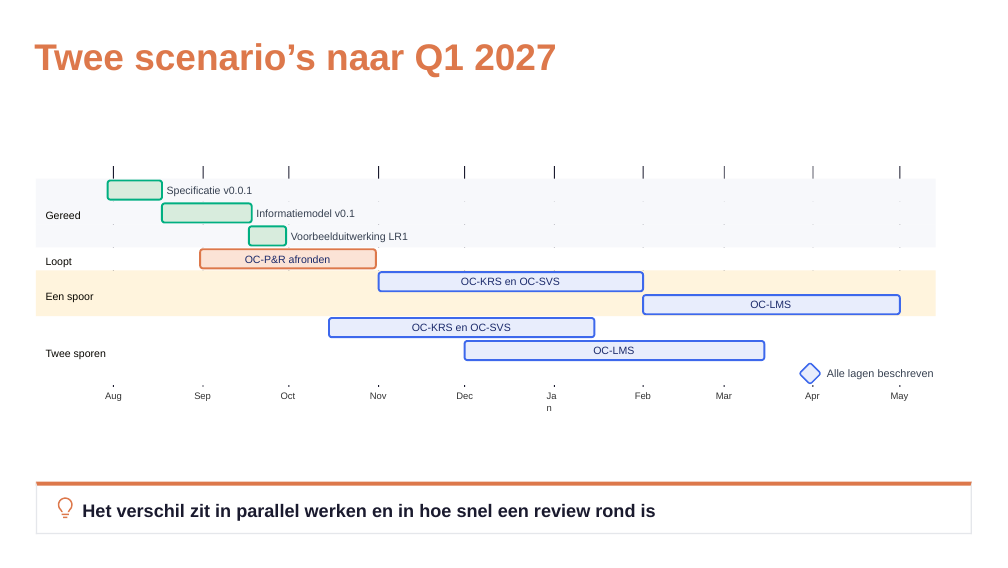
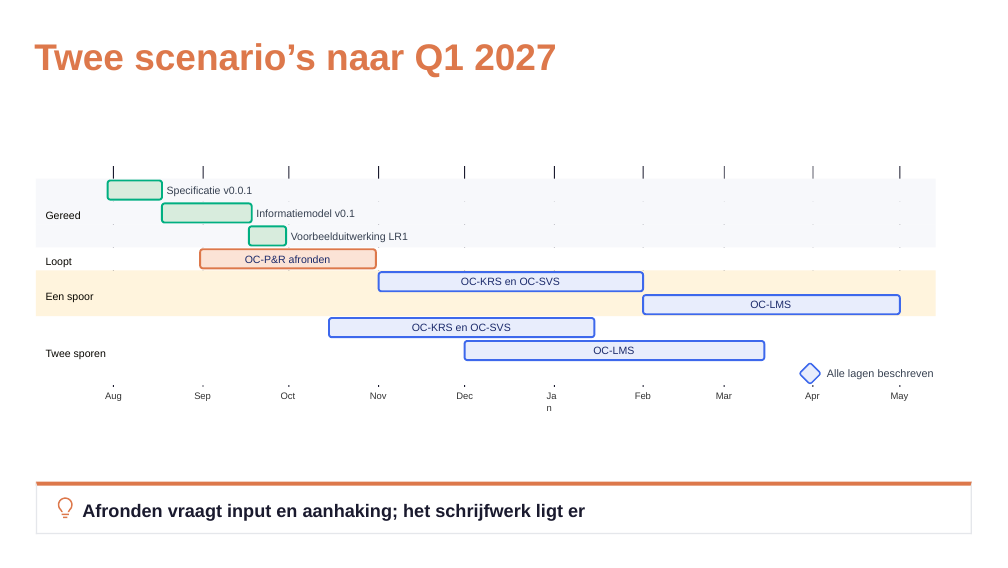
Before and after one commit to Npuls-OKx/meta, a slide deck: slide 8 of presentaties/export/260930_kerngroep_techniek/260930_kerngroep_techniek.pptx (slide 7 before the commit). Drawn at 1008x568 pixels with LibreOffice and Linux fonts; fonts in the diff are those of the drawing; background and template pictures are left out. Boxes give left, top, right and bottom in pixels: in the first picture for what was removed or moved away, otherwise in the second. Text is boxed around its words. In the diff, an @@ line names an element or a change of style, - is before the commit and + after.

```diff
--- a/presentaties/export/260930_kerngroep_techniek/260930_kerngroep_techniek.pptx
+++ b/presentaties/export/260930_kerngroep_techniek/260930_kerngroep_techniek.pptx
@@ text removed at [82, 504, 656, 521] @@
-Het verschil zit in parallel werken en in hoe snel een review rond is
@@ text added at [82, 504, 585, 521], 13.2 pt, text #1A1A2E, bold @@
+Afronden vraagt input en aanhaking; het schrijfwerk ligt er
```
Also in this commit, not shown: 19 other slides changed, 8 slides added, 2 slides removed, 3 other files.
